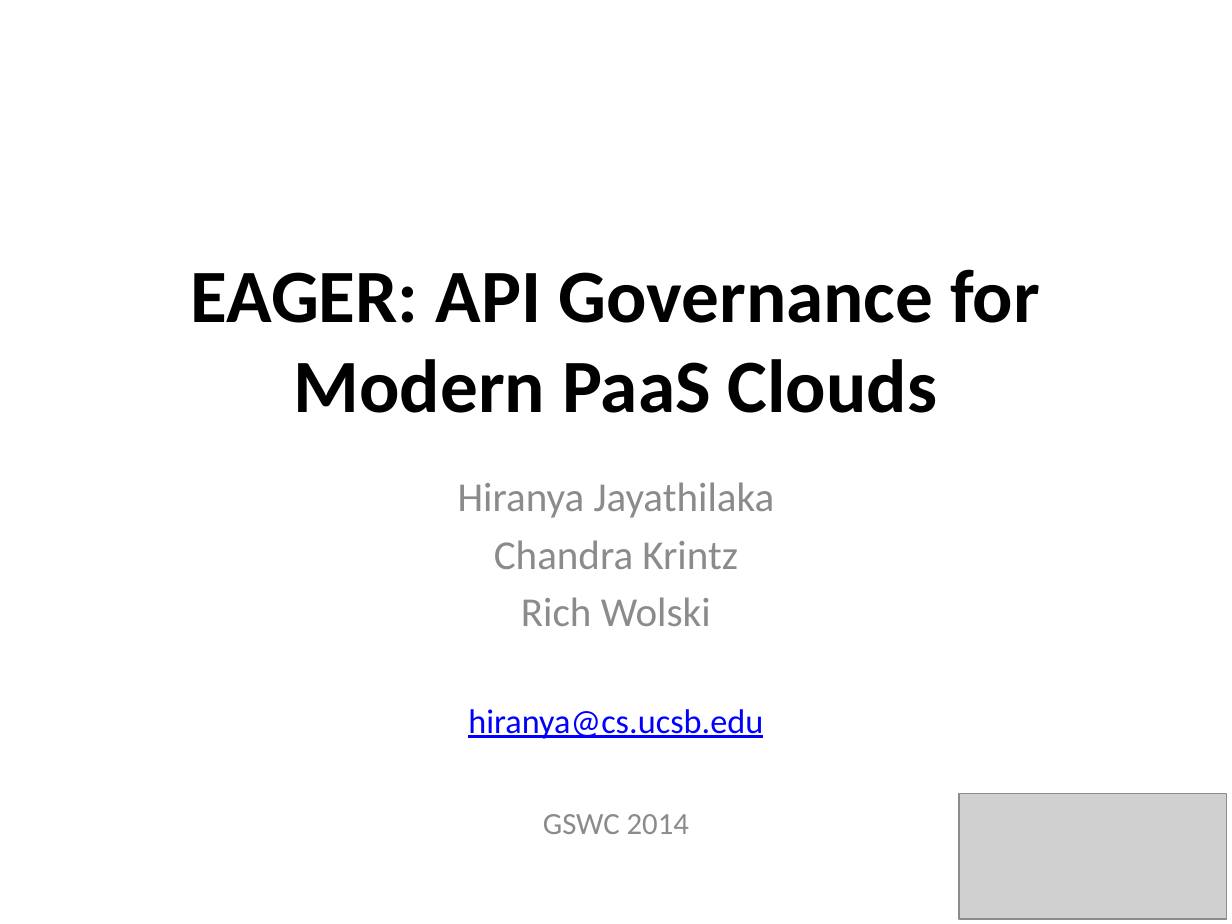
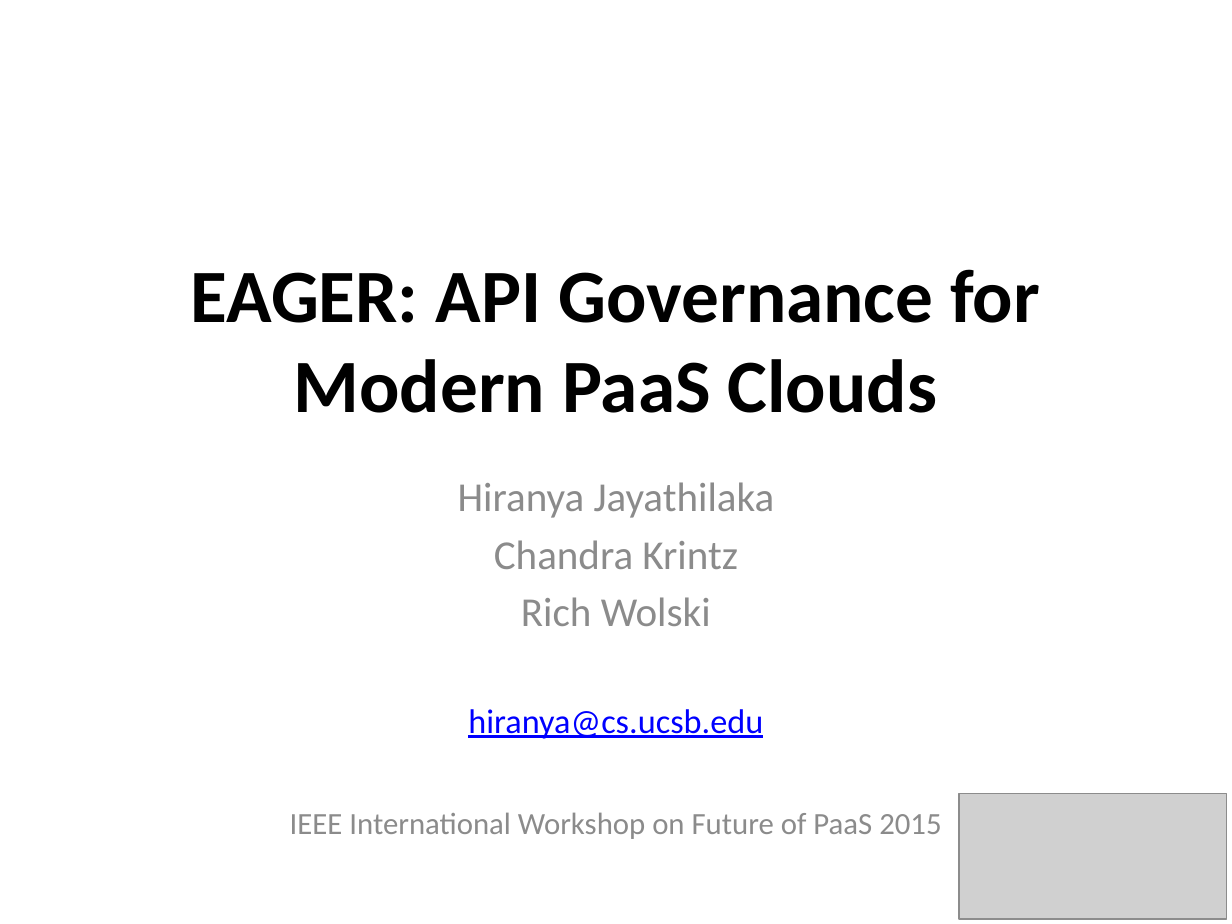
Before and after one commit to Dithn/eager-appscale, a slide deck: slide 1 of Eager/paper/fop/EAGER.pptx. Drawn at 1232x924 pixels with LibreOffice and Linux fonts; fonts in the diff are those of the drawing; grey boxes stand for pictures; background and template pictures are left out. Boxes give left, top, right and bottom in pixels: in the first picture for what was removed or moved away, otherwise in the second. Text is boxed around its words. In the diff, an @@ line names an element or a change of style, - is before the commit and + after.

```diff
--- a/Eager/paper/fop/EAGER.pptx
+++ b/Eager/paper/fop/EAGER.pptx
@@ subtitle at bbox=[290, 812, 941, 839]: text changed @@
-GSWC 2014
+IEEE International Workshop on Future of PaaS 2015
```
Also in this commit, not shown: 4 other slides changed, 9 slides added, 8 other files.
